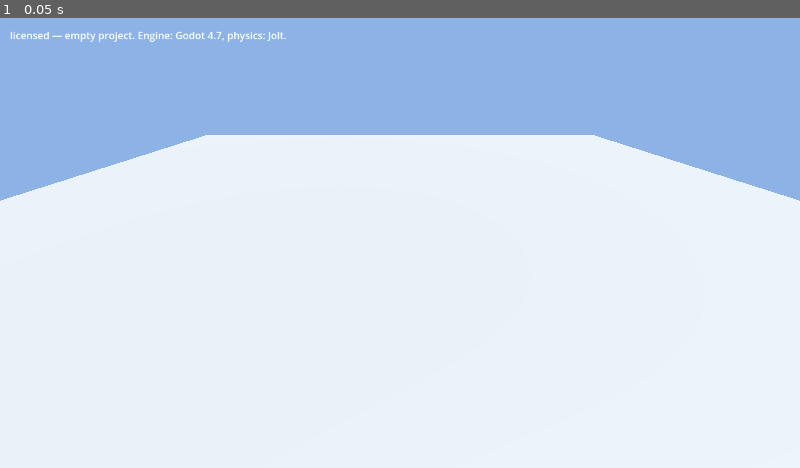
Above: before the commit, frame 1.
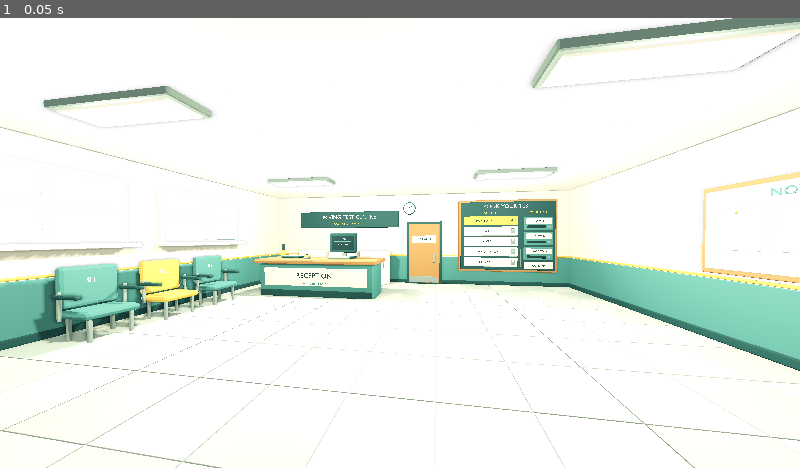
Above: after the commit, the same moment.

Repository: emilkallioniemi/licensed
Game: Godot game, scene res://scenes/waiting_room.tscn
Two runs of this game, one before a commit and one after it. Both use one fixed random seed, a clock stepped at 60 frames per second and the inputs below. Before the commit the project starts from res://scenes/main.tscn.
Inputs:
- Up to frame 1 (0.05 s): no input

The runs differ from the first frame. In frame 1, 44% of the frame differs, in the area x 0-100%, y 0-100%.
Error after the commit: Parse Error: Identifier "Steam" not declared in the current scope. (res://scripts/steam_client.gd:15)

Commit message:
Ticket 01: Steam boots the game into the waiting room
Vendor the GodotSteam GDExtension 4.22.1 for Windows x86_64 and boot
straight into the kit's waiting room through Steam: steamInitEx(480),
rich-presence key licensed=1, local name, id and avatar, music loop on
its player. Without a Steam client the game shows the Steam-not-running
state and quits on Escape or close. No steam_appid.txt anywhere.

Ticket marked done; one hand check (launch with Steam closed) recorded
in its Comments, and notes for tickets 02, 04, 05, 06 and 14 appended.

Co-authored-by: Cursor <cursoragent@cursor.com>

Diff:
--- a/project.godot
+++ b/project.godot
@@ -12,9 +12,13 @@
 
 config/name="licensed"
 config/description="Three friends. One vehicle. One driving test. Everyone passes or nobody does."
-run/main_scene="res://scenes/main.tscn"
+run/main_scene="res://scenes/waiting_room.tscn"
 config/features=PackedStringArray("4.7", "Forward Plus")
 config/icon="res://icon.svg"
+
+[autoload]
+
+SteamClient="*res://scripts/steam_client.gd"
 
 [display]
 
--- a/scenes/main.tscn
+++ /dev/null
@@ -1,45 +0,0 @@
-[gd_scene load_steps=5 format=3 uid="uid://b0licensedmain"]
-
-[ext_resource type="Script" path="res://scripts/main.gd" id="1_main"]
-
-[sub_resource type="BoxShape3D" id="BoxShape3D_ground"]
-size = Vector3(40, 1, 40)
-
-[sub_resource type="BoxMesh" id="BoxMesh_ground"]
-size = Vector3(40, 1, 40)
-
-[sub_resource type="Environment" id="Environment_main"]
-background_mode = 1
-background_color = Color(0.55, 0.7, 0.9, 1)
-ambient_light_source = 2
-ambient_light_color = Color(0.8, 0.85, 0.9, 1)
-
-[node name="Main" type="Node3D"]
-script = ExtResource("1_main")
-
-[node name="WorldEnvironment" type="WorldEnvironment" parent="."]
-environment = SubResource("Environment_main")
-
-[node name="Sun" type="DirectionalLight3D" parent="."]
-transform = Transform3D(0.866025, -0.353553, 0.353553, 0, 0.707107, 0.707107, -0.5, -0.612372, 0.612372, 0, 10, 0)
-shadow_enabled = true
-
-[node name="Ground" type="StaticBody3D" parent="."]
-
-[node name="CollisionShape3D" type="CollisionShape3D" parent="Ground"]
-shape = SubResource("BoxShape3D_ground")
-
-[node name="MeshInstance3D" type="MeshInstance3D" parent="Ground"]
-mesh = SubResource("BoxMesh_ground")
-
-[node name="Camera3D" type="Camera3D" parent="."]
-transform = Transform3D(1, 0, 0, 0, 0.866025, 0.5, 0, -0.5, 0.866025, 0, 6, 12)
-
-[node name="UI" type="CanvasLayer" parent="."]
-
-[node name="Label" type="Label" parent="UI"]
-offset_left = 16.0
-offset_top = 16.0
-offset_right = 400.0
-offset_bottom = 48.0
-text = "licensed — empty project. Engine: Godot 4.7, physics: Jolt."
--- /dev/null
+++ b/scenes/steam_not_running.tscn
@@ -0,0 +1,51 @@
+[gd_scene load_steps=2 format=3]
+
+[ext_resource type="Script" path="res://scripts/steam_not_running.gd" id="1_state"]
+
+[node name="SteamNotRunning" type="Control"]
+layout_mode = 3
+anchors_preset = 15
+anchor_right = 1.0
+anchor_bottom = 1.0
+grow_horizontal = 2
+grow_vertical = 2
+script = ExtResource("1_state")
+
+[node name="Black" type="ColorRect" parent="."]
+layout_mode = 1
+anchors_preset = 15
+anchor_right = 1.0
+anchor_bottom = 1.0
+grow_horizontal = 2
+grow_vertical = 2
+color = Color(0, 0, 0, 1)
+
+[node name="Lines" type="VBoxContainer" parent="."]
+layout_mode = 1
+anchors_preset = 8
+anchor_left = 0.5
+anchor_top = 0.5
+anchor_right = 0.5
+anchor_bottom = 0.5
+offset_left = -320.0
+offset_top = -40.0
+offset_right = 320.0
+offset_bottom = 40.0
+grow_horizontal = 2
+grow_vertical = 2
+theme_override_constants/separation = 12
+alignment = 1
+
+[node name="Signage" type="Label" parent="Lines"]
+layout_mode = 2
+theme_override_font_sizes/font_size = 32
+text = "Steam is not running."
+horizontal_alignment = 1
+
+[node name="Message" type="Label" parent="Lines"]
+unique_name_in_owner = true
+layout_mode = 2
+theme_override_colors/font_color = Color(0.65, 0.65, 0.65, 1)
+theme_override_font_sizes/font_size = 16
+horizontal_alignment = 1
+autowrap_mode = 2
--- /dev/null
+++ b/scenes/waiting_room.tscn
@@ -0,0 +1,60 @@
+[gd_scene load_steps=5 format=3]
+
+[ext_resource type="Script" path="res://scripts/waiting_room.gd" id="1_room"]
+[ext_resource type="PackedScene" path="res://assets/waiting_room/waiting_room.tscn" id="2_kit"]
+[ext_resource type="AudioStreamWAV" path="res://assets/slice_0/music/please_take_a_number.wav" id="3_loop"]
+
+[sub_resource type="Environment" id="Environment_room"]
+background_mode = 1
+background_color = Color(0.64, 0.72, 0.7, 1)
+ambient_light_source = 3
+ambient_light_color = Color(0.86, 0.89, 0.82, 1)
+ambient_light_energy = 0.65
+tonemap_mode = 2
+ssao_enabled = true
+
+[node name="WaitingRoom" type="Node3D"]
+script = ExtResource("1_room")
+
+[node name="Kit" parent="." instance=ExtResource("2_kit")]
+
+[node name="WorldEnvironment" type="WorldEnvironment" parent="."]
+environment = SubResource("Environment_room")
+
+[node name="EntranceCamera" type="Camera3D" parent="."]
+position = Vector3(1, 1.8, 4.55)
+rotation = Vector3(-0.018, 0.152, 0)
+current = true
+fov = 88.0
+
+[node name="CeilingFrontLeft" type="OmniLight3D" parent="."]
+position = Vector3(-3, 3.25, 2)
+light_color = Color(1, 0.94, 0.8, 1)
+light_energy = 1.4
+omni_range = 7.0
+shadow_enabled = true
+
+[node name="CeilingFrontRight" type="OmniLight3D" parent="."]
+position = Vector3(3, 3.25, 2)
+light_color = Color(1, 0.94, 0.8, 1)
+light_energy = 1.4
+omni_range = 7.0
+shadow_enabled = true
+
+[node name="CeilingBackLeft" type="OmniLight3D" parent="."]
+position = Vector3(-3, 3.25, -2)
+light_color = Color(1, 0.94, 0.8, 1)
+light_energy = 1.4
+omni_range = 7.0
+shadow_enabled = true
+
+[node name="CeilingBackRight" type="OmniLight3D" parent="."]
+position = Vector3(3, 3.25, -2)
+light_color = Color(1, 0.94, 0.8, 1)
+light_energy = 1.4
+omni_range = 7.0
+shadow_enabled = true
+
+[node name="Music" type="AudioStreamPlayer" parent="."]
+stream = ExtResource("3_loop")
+volume_db = -6.0
--- a/scripts/main.gd
+++ /dev/null
@@ -1,6 +0,0 @@
-extends Node3D
-
-
-func _ready() -> void:
-	var physics_engine: String = ProjectSettings.get_setting("physics/3d/physics_engine")
-	print("licensed: main scene ready (Godot %s, physics: %s)" % [Engine.get_version_info()["string"], physics_engine])
--- /dev/null
+++ b/scripts/steam_client.gd
@@ -0,0 +1,61 @@
+extends Node
+## Autoload `SteamClient`: initialises Steamworks against app 480 before any scene runs and
+## holds the local player's identity. Steam is usable only when `is_running()` is true;
+## every other `Steam.*` call in the game is gated on it (spec section 1, ADR-0002).
+
+## Valve's SpaceWar test app. Passing it to `steamInitEx` sets the app id environment,
+## so no `steam_appid.txt` is shipped or committed anywhere.
+const APP_ID := 480
+## The rich-presence key that tells a friend's reception desk this process is our game and
+## not any other "Spacewar".
+const RICH_PRESENCE_KEY := "licensed"
+const RICH_PRESENCE_VALUE := "1"
+
+## One of `Steam.SteamAPIInitResult`; `STEAM_API_INIT_RESULT_OK` means Steam is usable.
+var init_status: int = Steam.STEAM_API_INIT_RESULT_FAILED_GENERIC
+## Valve's own description of the init result, shown beneath the signage when Steam is not running.
+var init_message: String = ""
+## The local player's 64-bit Steam id; 0 until init succeeds.
+var steam_id: int = 0
+## The local player's Steam display name; empty until init succeeds.
+var persona_name: String = ""
+## The local player's medium (64 px) avatar; null until `avatar_loaded` has delivered it.
+var avatar: ImageTexture
+
+
+func _init() -> void:
+	process_mode = Node.PROCESS_MODE_ALWAYS
+
+
+func _ready() -> void:
+	var result: Dictionary = Steam.steamInitEx(APP_ID, true)
+	init_status = result.get("status", Steam.STEAM_API_INIT_RESULT_FAILED_GENERIC)
+	init_message = result.get("verbal", "")
+	if not is_running():
+		print("SteamClient: Steam is not running (status %d: %s)" % [init_status, init_message])
+		return
+	steam_id = Steam.getSteamID()
+	persona_name = Steam.getPersonaName()
+	Steam.setRichPresence(RICH_PRESENCE_KEY, RICH_PRESENCE_VALUE)
+	Steam.avatar_loaded.connect(_on_avatar_loaded)
+	Steam.getPlayerAvatar(Steam.AVATAR_MEDIUM)
+	print("SteamClient: %s (%d) is at the test centre; rich presence %s=%s" % [
+		persona_name, steam_id, RICH_PRESENCE_KEY, RICH_PRESENCE_VALUE,
+	])
+
+
+func is_running() -> bool:
+	return init_status == Steam.STEAM_API_INIT_RESULT_OK
+
+
+## Turns the RGBA byte buffer `avatar_loaded` delivers into a texture. Avatars are square.
+static func avatar_texture_from(width: int, rgba: PackedByteArray) -> ImageTexture:
+	var image := Image.create_from_data(width, width, false, Image.FORMAT_RGBA8, rgba)
+	return ImageTexture.create_from_image(image)
+
+
+func _on_avatar_loaded(avatar_id: int, width: int, rgba: PackedByteArray) -> void:
+	if avatar_id != steam_id:
+		return
+	avatar = avatar_texture_from(width, rgba)
+	print("SteamClient: avatar loaded, %d x %d" % [width, width])
--- /dev/null
+++ b/scripts/steam_not_running.gd
@@ -0,0 +1,14 @@
+extends Control
+## The Steam-not-running state: a black window, one line of signage, Valve's message beneath
+## it, and a way out. Escape quits here; the window close quits through the tree's default.
+
+@onready var message: Label = %Message
+
+
+func _ready() -> void:
+	message.text = SteamClient.init_message
+
+
+func _unhandled_input(event: InputEvent) -> void:
+	if event.is_action_pressed("ui_cancel"):
+		get_tree().quit()
--- /dev/null
+++ b/scripts/waiting_room.gd
@@ -0,0 +1,16 @@
+extends Node3D
+## The game's main scene. There is no menu in front of it: Steam running puts the player
+## straight in the room; Steam not running shows the one-line state instead and opens no room.
+
+const STEAM_NOT_RUNNING_SCENE := preload("res://scenes/steam_not_running.tscn")
+
+@onready var music: AudioStreamPlayer = $Music
+
+
+func _ready() -> void:
+	if not SteamClient.is_running():
+		# Deferred: at boot the root is still adding this scene, so a direct change_scene fails
+		# to remove it and prints an error. The swap still lands before the first frame draws.
+		get_tree().change_scene_to_packed.call_deferred(STEAM_NOT_RUNNING_SCENE)
+		return
+	music.play()
--- /dev/null
+++ b/tests/verify_steam_client.gd
@@ -0,0 +1,28 @@
+extends SceneTree
+## Run headless with --path <project> --script res://tests/verify_steam_client.gd
+## Checks the one part of SteamClient that needs no Steam: turning the RGBA buffer that
+## `avatar_loaded` delivers into a texture the reception desk can draw.
+
+const SteamClientScript := preload("res://scripts/steam_client.gd")
+
+
+func _initialize() -> void:
+	call_deferred("_verify")
+
+
+func _verify() -> void:
+	# A 2 x 2 avatar, row by row: red, green / blue, white.
+	var rgba := PackedByteArray([
+		255, 0, 0, 255,   0, 255, 0, 255,
+		0, 0, 255, 255,   255, 255, 255, 255,
+	])
+	var texture: ImageTexture = SteamClientScript.avatar_texture_from(2, rgba)
+	assert(texture != null)
+	assert(texture.get_size() == Vector2(2, 2))
+	var image := texture.get_image()
+	assert(image.get_pixel(0, 0) == Color(1, 0, 0, 1))
+	assert(image.get_pixel(1, 0) == Color(0, 1, 0, 1))
+	assert(image.get_pixel(0, 1) == Color(0, 0, 1, 1))
+	assert(image.get_pixel(1, 1) == Color(1, 1, 1, 1))
+	print("PASS: a %d x %d RGBA avatar buffer becomes a texture with its pixels in place." % [image.get_width(), image.get_height()])
+	quit()
Not shown, added: addons/godotsteam/godotsteam.gdextension.uid
Not shown, removed: scripts/main.gd.uid
Not shown, added: scripts/steam_client.gd.uid
Not shown, added: scripts/steam_not_running.gd.uid
Not shown, added: scripts/waiting_room.gd.uid
Not shown, added: tests/verify_steam_client.gd.uid
Not shown, changed: .gitattributes
Not shown, changed: .gitignore
Not shown, changed: .scratch/waiting-room-build/issues/01-steam-boots-into-the-waiting-room.md
Not shown, changed: .scratch/waiting-room-build/issues/02-room-state-rules-and-headless-tests.md
Not shown, changed: .scratch/waiting-room-build/issues/04-three-learners-in-one-room.md
Not shown, changed: .scratch/waiting-room-build/issues/05-arrival-through-the-entrance.md
(and 8 more such lines)
